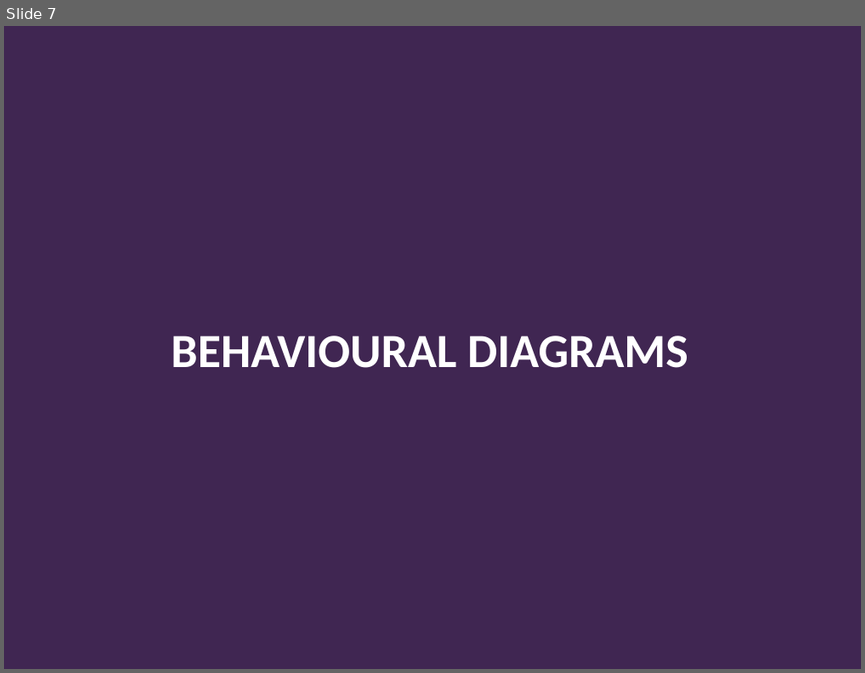
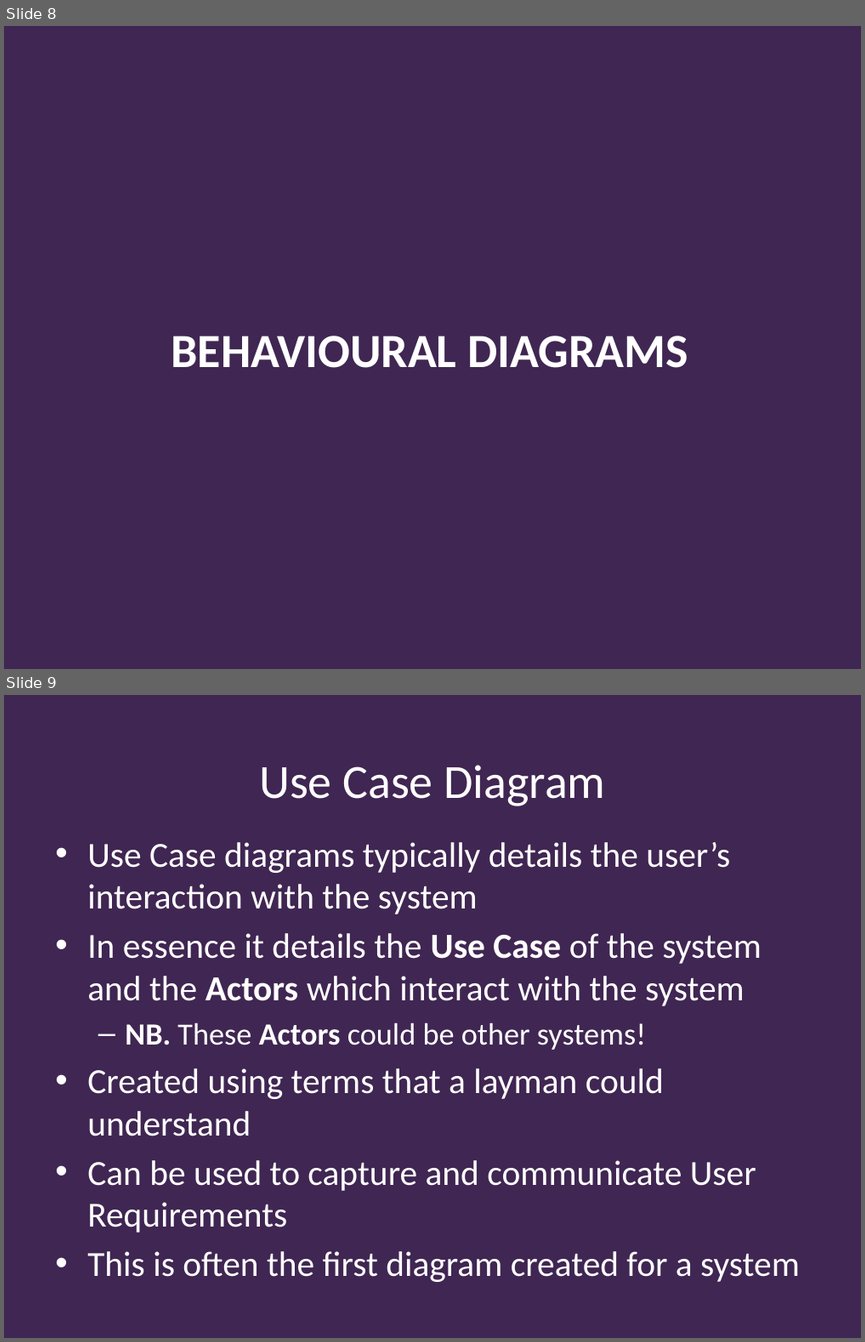
Before and after one commit to Falmouth-Games-Academy/bsc-course-materials, a slide deck: COMP140/04/2019-20-COMP140-04-lecture.pptx. Shown one above the other, each under a label of ours: slide 7 before the commit, slides 8 and 9 after it. The pictures are 865x673 and 865x1342 pixels, drawn with LibreOffice and Linux fonts; fonts in the diff are those of the drawing; background and template pictures are left out. Boxes give left, top, right and bottom in pixels: in the first picture for what was removed or moved away, otherwise in the second. Text is boxed around its words. In the diff, an @@ line names an element or a change of style, - is before the commit and + after.

```diff
--- a/COMP140/04/2019-20-COMP140-04-lecture.pptx
+++ b/COMP140/04/2019-20-COMP140-04-lecture.pptx
@@ slide 9 added at bbox=[4, 695, 861, 1338], background #402652 @@
@@ title added at bbox=[259, 765, 605, 806], 40 pt, text #FFFFFF @@
+Use Case Diagram
@@ text added at bbox=[87, 842, 800, 1281], 29.6 pt, text #FFFFFF @@
+• Use Case diagrams typically details the user’s interaction with the system
+• In essence it details the Use Case of the system and the Actors which interact with the system
+  – NB. These Actors could be other systems!
+• Created using terms that a layman could understand
+• Can be used to capture and communicate User Requirements
+• This is often the first diagram created for a system
@@ what was slide 7 is now slide 8 @@
```
Also in this commit, not shown: 8 slides changed, 19 other slides added, 14 other files.
